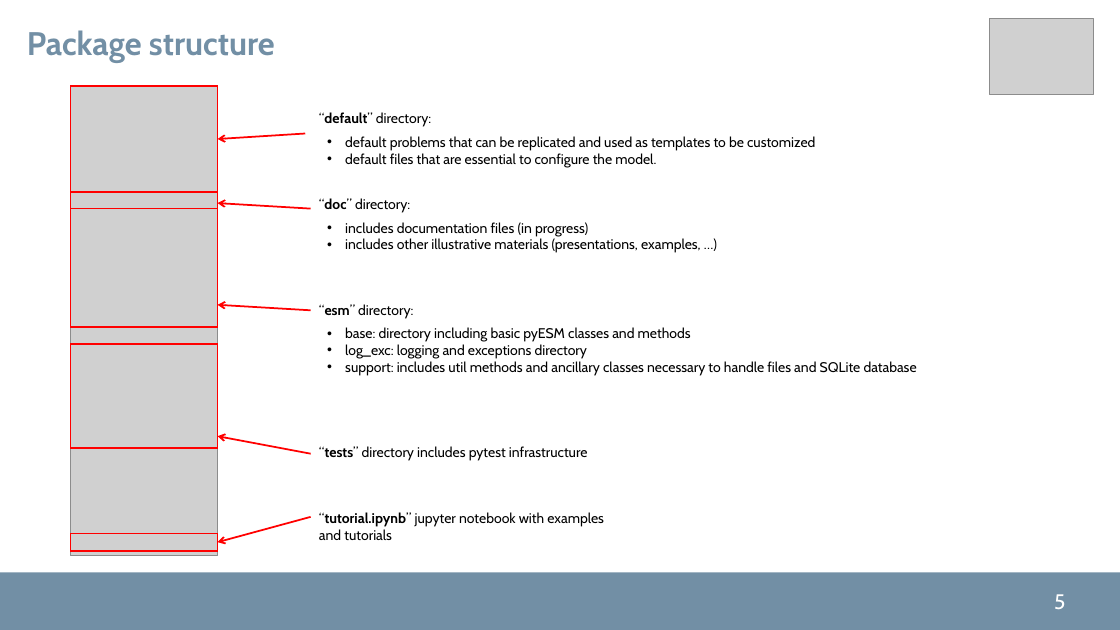
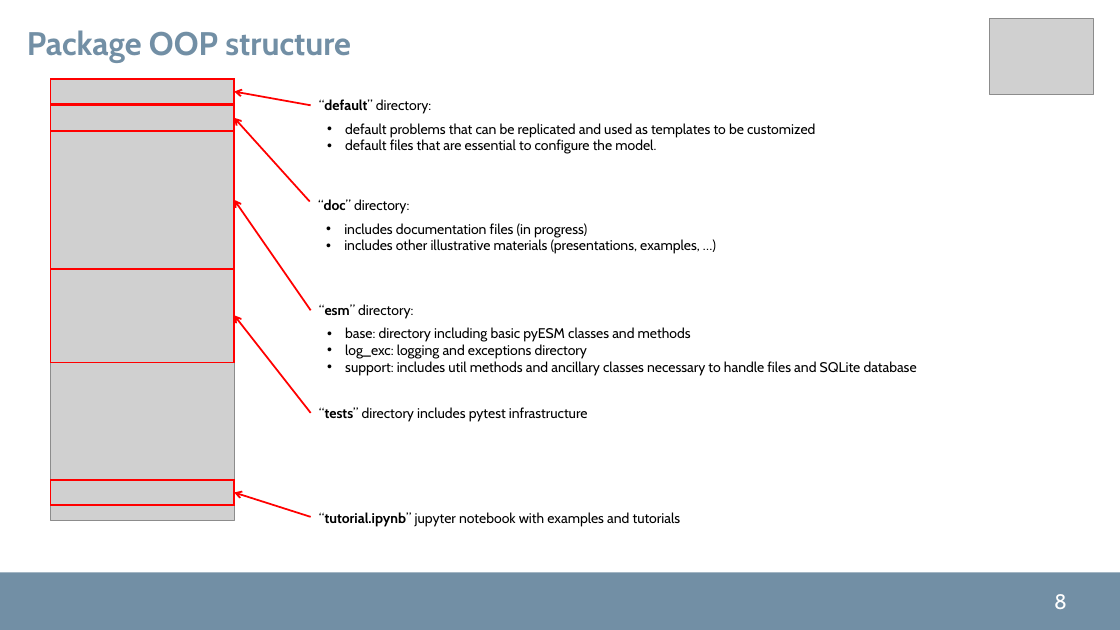
Before and after one commit to pyESM-project/pyesm, a slide deck: slide 8 of doc/pyesm.pptx (slide 5 before the commit). Drawn at 1120x630 pixels with LibreOffice and Linux fonts; fonts in the diff are those of the drawing; grey boxes stand for pictures; background and template pictures are left out. Boxes give left, top, right and bottom in pixels: in the first picture for what was removed or moved away, otherwise in the second. Text is boxed around its words. In the diff, an @@ line names an element or a change of style, - is before the commit and + after.

Commit message:
Advances in preparing the package ppt presentation in doc\.

```diff
--- a/doc/pyesm.pptx
+++ b/doc/pyesm.pptx
@@ text at [27,30,351,63]: text changed @@
-Package structure
+Package OOP structure
@@ rectangle: place and size @@
-rectangle at [71,86,218,192]
+rectangle at [50,79,234,105]
@@ picture: place and size @@
-picture at [71,86,218,556]
+picture at [50,80,234,521]
@@ rectangle added at [50,105,234,131], outline #FF0000 1.5 pt @@
@@ arrow moved from (305, 134) - (218, 139) to (311, 105) - (234, 92) @@
@@ arrow moved from (311, 208) - (218, 203) to (310, 202) - (234, 118) @@
@@ text "“default” directory:": place and size @@
-text "“default” directory:" at [319,112,815,168]
+text "“default” directory:" at [319,99,815,154]
@@ rectangle: place and size @@
-rectangle at [71,192,218,209]
+rectangle at [50,131,234,270]
@@ arrow moved from (311, 310) - (218, 305) to (311, 310) - (234, 200) @@
@@ rectangle: place and size @@
-rectangle at [71,208,218,327]
+rectangle at [50,269,234,363]
@@ arrow moved from (311, 454) - (218, 436) to (311, 413) - (234, 315) @@
@@ rectangle removed at [71,344,218,448] @@
@@ text "“tests” directory includes pytest infrastructure": place and size @@
-text "“tests” directory includes pytest infrastructure" at [319,446,588,461]
+text "“tests” directory includes pytest infrastructure" at [319,407,588,422]
@@ rectangle: place and size @@
-rectangle at [71,534,218,551]
+rectangle at [50,480,234,506]
@@ arrow moved from (311, 517) - (218, 542) to (311, 517) - (234, 492) @@
@@ text "“tutorial.ipynb” jupyter notebook with examples ..." rewrapped from [319,512,604,540] to [319,512,681,527] @@
@@ page number at [1054,594,1067,609]: text changed @@
-5
+8
```
Also in this commit, not shown: 6 other slides changed, 1 slide added.
